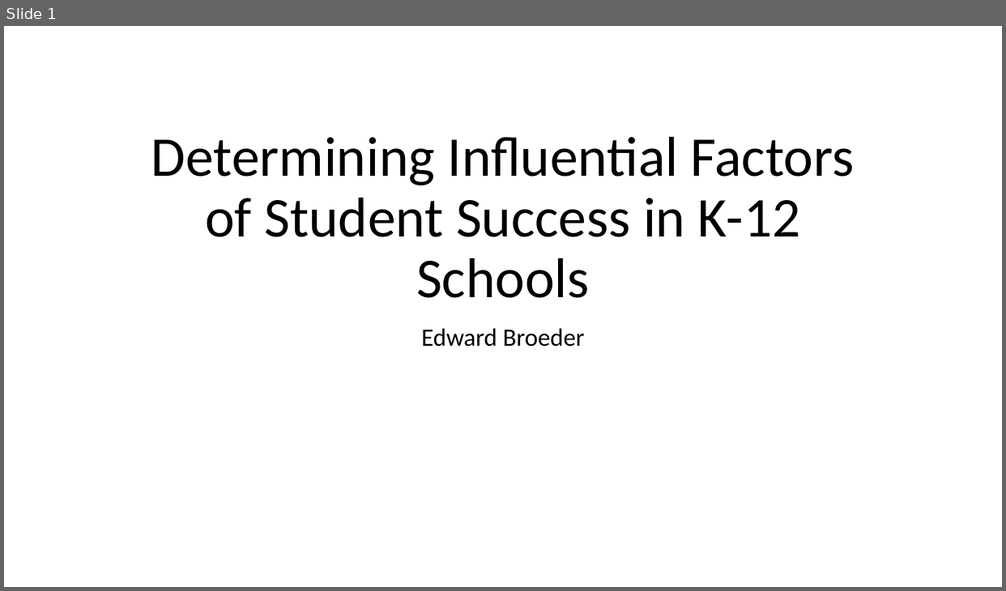
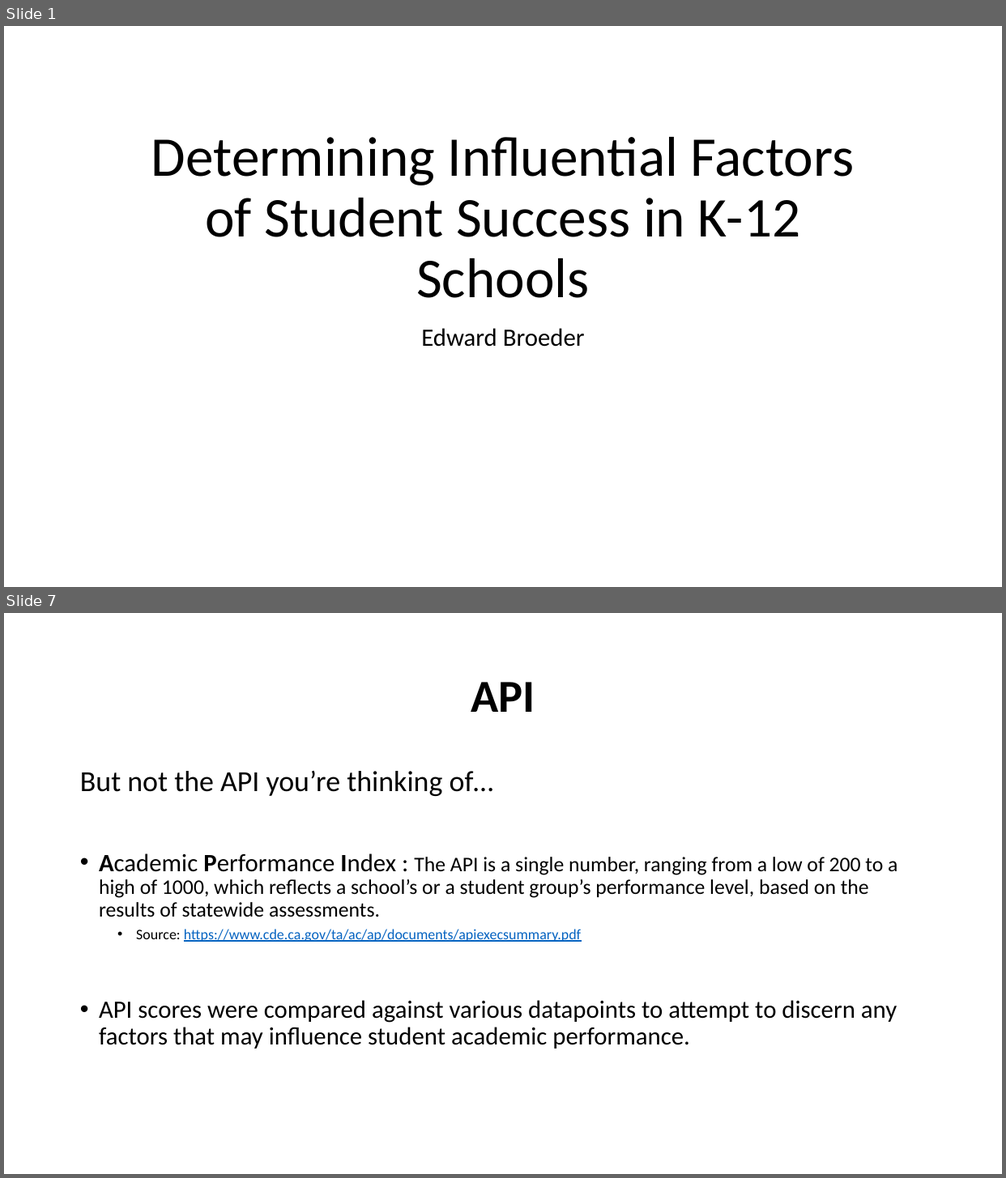
Before and after one commit to eddiebroeder/CS185C_Project, a slide deck: Determining Influential Factors of Student Success.pptx. Shown one above the other, each under a label of ours: slide 1 before the commit, slides 1 and 7 after it; the slides between them are not shown. The pictures are 1006x591 and 1006x1178 pixels, drawn with LibreOffice and Linux fonts; fonts in the diff are those of the drawing. Boxes give left, top, right and bottom in pixels: in the first picture for what was removed or moved away, otherwise in the second. Text is boxed around its words. In the diff, an @@ line names an element or a change of style, - is before the commit and + after.

```diff
--- a/Determining Influential Factors of Student Success.pptx
+++ b/Determining Influential Factors of Student Success.pptx
@@ slide 7 added at [4,613,1002,1174], background #FFFFFF @@
@@ title added at [471,682,535,712], 44 pt, text #000000, bold @@
+API
@@ text added at [80,771,897,1049], 20 pt, text #000000 @@
+But not the API you’re thinking of…
+• Academic Performance Index : The API is a single number, ranging from a low of 200 to a high of 1000, which reflects a school’s or a student group’s performance level, based on the results of statewide assessments.
+  • Source: https://www.cde.ca.gov/ta/ac/ap/documents/apiexecsummary.pdf
+• API scores were compared against various datapoints to attempt to discern any factors that may influence student academic performance.
```
Also in this commit, not shown: 3 slides changed, 10 other slides added, 2 slides removed.
